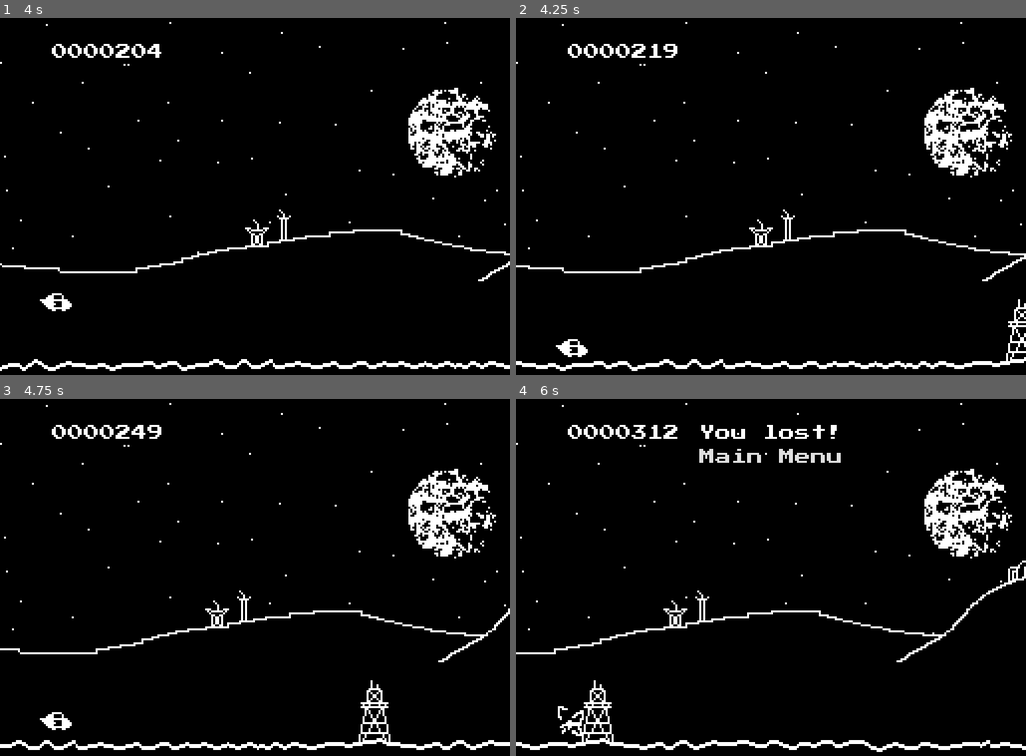
Above: before the commit, frames 1-4 (two rows, left to right).
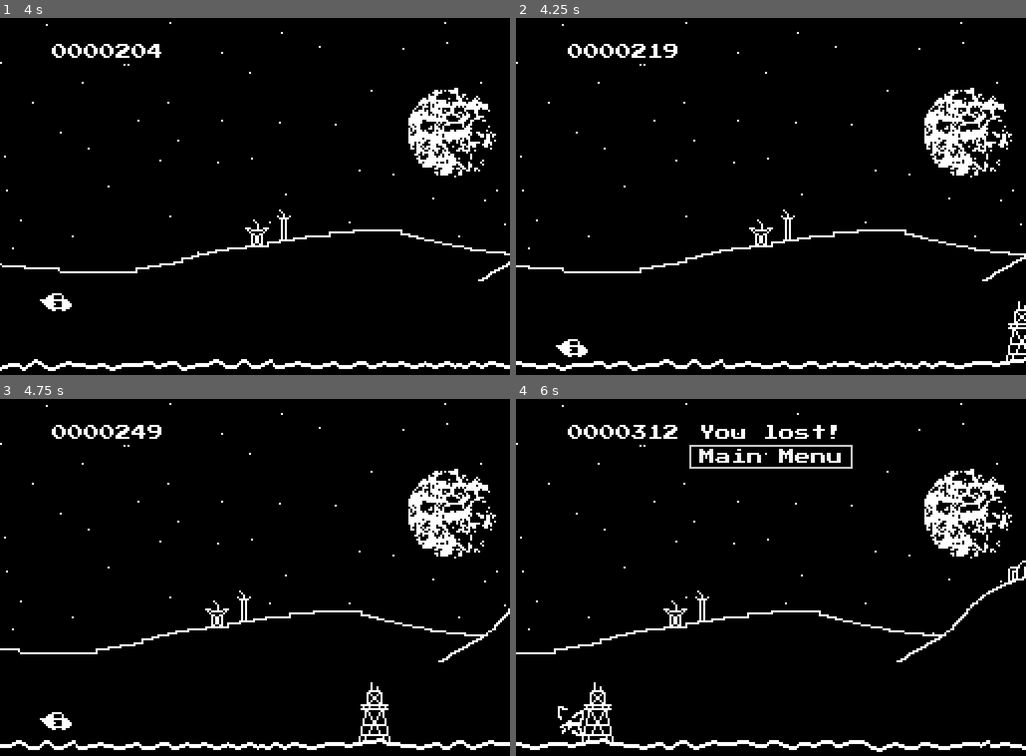
Above: after the commit, the same moments.

Repository: m-valgran/Hoverjump
Game: Godot game, scene res://Scenes/Menu/Menu.tscn
Two runs of this game, one before a commit and one after it. Both use one fixed random seed, a clock stepped at 60 frames per second and the inputs below. Before the commit the project starts from res://Scenes/Root/Root.tscn.
Inputs:
- Up to frame 1 (4 s): click "Start" at 0.5 s; hold Up (ui_up) 1.28-2.03 s; hold Up (ui_up) from 2.78 s (still down)
- Up to frame 2 (4.25 s): keep holding Up (ui_up)
- Up to frame 3 (4.75 s): release Up (ui_up) at 4.28 s
- Up to frame 4 (6 s): no input

Frame 1 is identical in both runs. In frame 2, 0.2% of the frame differs, in the area x 96-100%, y 78-96%; in frame 3, 0.3%; in frame 4, 0.7%, in the area x 13-67%, y 12-96%.

Commit message:
refactored

Diff:
--- a/Scenes/GUIGameOver/GUIGameOver.gd
+++ b/Scenes/GUIGameOver/GUIGameOver.gd
@@ -1,6 +1,7 @@
-extends CanvasLayer
+extends VBoxContainer
 
-signal press_return
+func _ready():
+	$Button.grab_focus()
 
 func _on_button_pressed():
-	press_return.emit()
+	get_tree().change_scene_to_file("res://Scenes/Menu/Menu.tscn")
--- a/Scenes/GUIGameOver/GUIGameOver.tscn
+++ b/Scenes/GUIGameOver/GUIGameOver.tscn
@@ -8,10 +8,7 @@
 default_font = ExtResource("1_4hin6")
 default_font_size = 8
 
-[node name="GUIGameOver" type="CanvasLayer"]
-script = ExtResource("2_dyk5g")
-
-[node name="VBoxContainer" type="VBoxContainer" parent="."]
+[node name="GUIGameOver" type="VBoxContainer"]
 anchors_preset = -1
 anchor_left = 0.5
 anchor_top = 0.1
@@ -22,18 +19,19 @@
 offset_bottom = 40.0
 grow_horizontal = 2
 theme = ExtResource("1_0mhx2")
+script = ExtResource("2_dyk5g")
 
-[node name="Label" type="Label" parent="VBoxContainer"]
+[node name="Label" type="Label" parent="."]
 layout_mode = 2
 theme = SubResource("Theme_soh2q")
 text = "You lost!"
 horizontal_alignment = 1
 vertical_alignment = 1
 
-[node name="Button" type="Button" parent="VBoxContainer"]
+[node name="Button" type="Button" parent="."]
 layout_mode = 2
 size_flags_horizontal = 4
 theme = ExtResource("1_0mhx2")
 text = "Main Menu"
 
-[connection signal="pressed" from="VBoxContainer/Button" to="." method="_on_button_pressed"]
+[connection signal="pressed" from="Button" to="." method="_on_button_pressed"]
--- a/Scenes/Level/Level.gd
+++ b/Scenes/Level/Level.gd
@@ -15,8 +15,7 @@
 
 func draw_game_over():
 	var gui_game_over_instance = gui_game_over_scene.instantiate()
-	self.add_child(gui_game_over_instance)
-	$GUIGameOver.press_return.connect(return_to_menu)
+	$GUI.add_child(gui_game_over_instance)
 
 func draw_score():
 	$GUI/Label.text = str(10000000 + $Player.score).substr(1)
@@ -25,7 +24,8 @@
 	var x_pos = randi_range(500,1000)
 	if can_spawn_obstacle:
 		var obstacle_instance = obstacle_scene.instantiate()
-		obstacle_instance.position = Vector2($Player.position.x + x_pos, $Player.initial_y_pos+3)
+		obstacle_instance.position = Vector2($Player.position.x + x_pos,
+		$Player.initial_y_pos + 4)
 		self.add_child(obstacle_instance)
 		can_spawn_obstacle = false
 
@@ -33,6 +33,3 @@
 	if $Obstacle and $Obstacle.position.x < $Player.position.x-400:
 		$Obstacle.queue_free()
 		can_spawn_obstacle = true
-
-func return_to_menu():
-	get_tree().change_scene_to_file("res://Scenes/Menu/Menu.tscn")
--- a/Scenes/Player/Player.gd
+++ b/Scenes/Player/Player.gd
@@ -1,6 +1,6 @@
 extends Sprite2D
 
-var initial_y_pos
+@onready var initial_y_pos = position.y
 var jump_max_distance = 40
 var jump_force = 5
 var jump_distance = 0
@@ -12,7 +12,6 @@
 signal dead
 
 func _ready():
-	initial_y_pos = position.y
 	$AnimationPlayer.play("Moving")
 
 func _process(delta):
@@ -48,9 +47,5 @@
 	dead.emit()
 	is_dead = true
 
-func _on_animation_player_animation_finished(anim_name):
-	if anim_name == "Exploding":
-		self.hide()
-
 func _on_timer_speed_timeout():
 	movement_speed += 10
--- a/Scenes/Player/Player.tscn
+++ b/Scenes/Player/Player.tscn
@@ -20,6 +20,20 @@
 "transitions": PackedFloat32Array(1, 1, 1, 1),
 "update": 1,
 "values": [4, 5, 6, 7]
+}
+tracks/1/type = "method"
+tracks/1/imported = false
+tracks/1/enabled = true
+tracks/1/path = NodePath(".")
+tracks/1/interp = 1
+tracks/1/loop_wrap = true
+tracks/1/keys = {
+"times": PackedFloat32Array(0.8),
+"transitions": PackedFloat32Array(1),
+"values": [{
+"args": [],
+"method": &"hide"
+}]
 }
 
 [sub_resource type="Animation" id="Animation_l6lrk"]
@@ -51,6 +65,7 @@
 offset = Vector2(0, -8)
 hframes = 4
 vframes = 2
+frame = 7
 script = ExtResource("2_88cst")
 
 [node name="Camera2D" type="Camera2D" parent="."]
@@ -75,5 +90,4 @@
 autostart = true
 
 [connection signal="area_entered" from="Hurtbox" to="." method="_on_hurtbox_area_entered"]
-[connection signal="animation_finished" from="AnimationPlayer" to="." method="_on_animation_player_animation_finished"]
 [connection signal="timeout" from="TimerSpeed" to="." method="_on_timer_speed_timeout"]
--- a/Scenes/Root/Root.tscn
+++ /dev/null
@@ -1,7 +0,0 @@
-[gd_scene load_steps=2 format=3 uid="uid://4vdkou8pe7u3"]
-
-[ext_resource type="PackedScene" uid="uid://dgekhhrh0oovk" path="res://Scenes/Menu/Menu.tscn" id="1_ii1jw"]
-
-[node name="Root" type="Node2D"]
-
-[node name="Menu" parent="." instance=ExtResource("1_ii1jw")]
--- a/project.godot
+++ b/project.godot
@@ -11,7 +11,7 @@
 [application]
 
 config/name="Hoverjump"
-run/main_scene="res://Scenes/Root/Root.tscn"
+run/main_scene="res://Scenes/Menu/Menu.tscn"
 config/features=PackedStringArray("4.1", "Forward Plus")
 
 [display]
Not shown: 1 places in Scenes/GUIGameOver/GUIGameOver.tscn that only renumber resources
